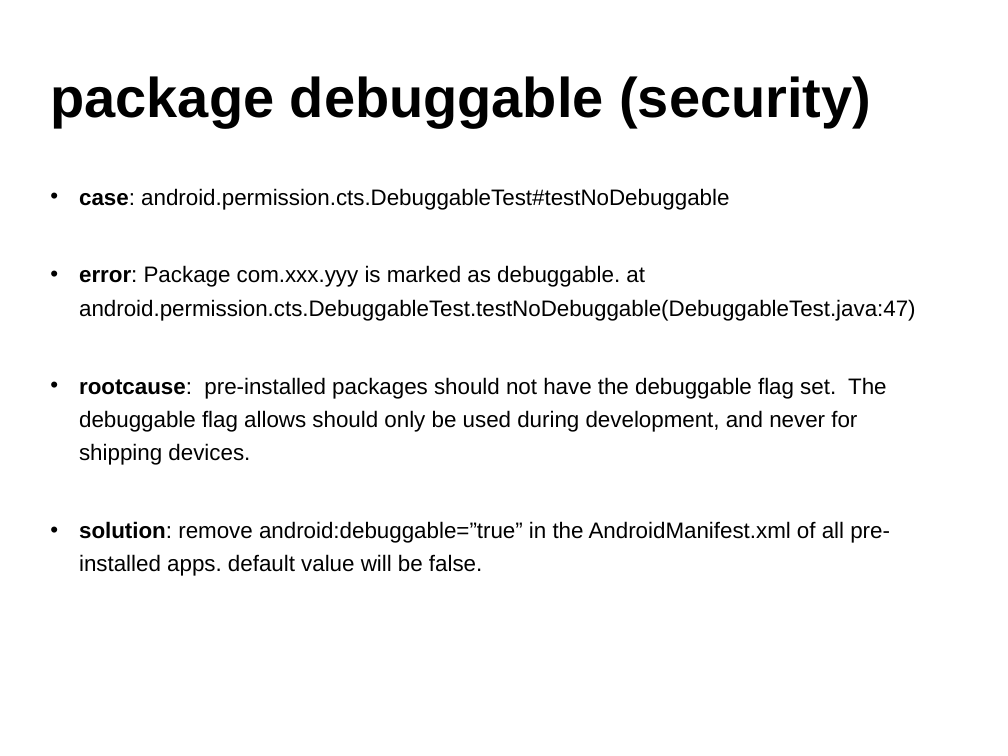
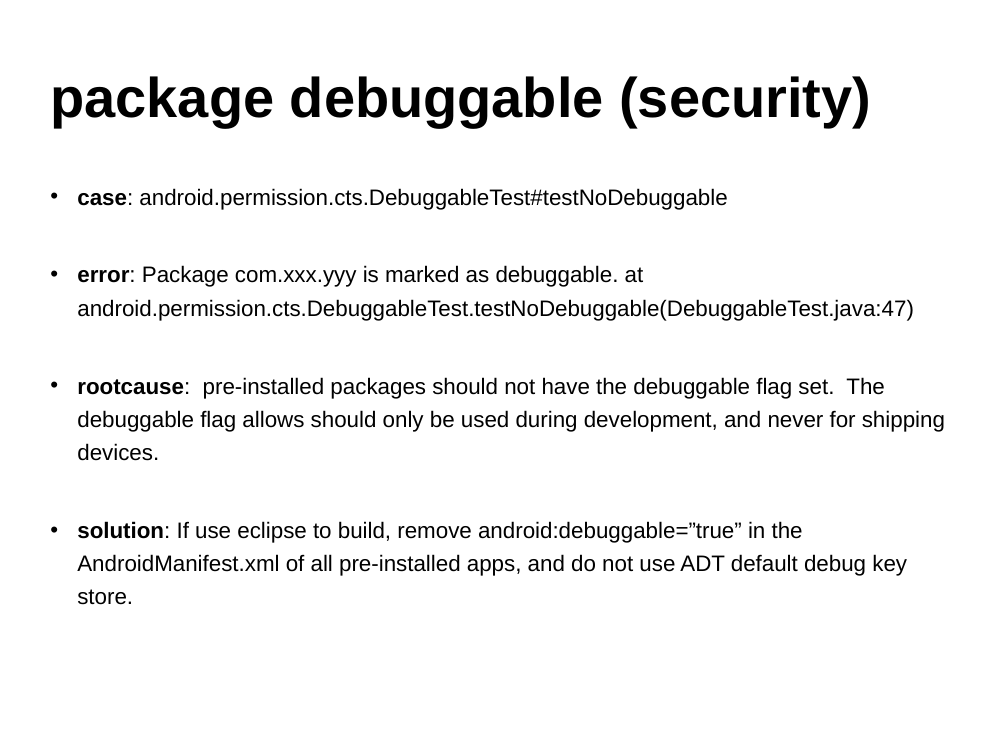
Before and after one commit to widerules/system-information, a slide deck: slide 37 of cts/CTS-training.ppt (slide 36 before the commit). Drawn at 1008x756 pixels with LibreOffice and Linux fonts; fonts in the diff are those of the drawing; background and template pictures are left out. Boxes give left, top, right and bottom in pixels: in the first picture for what was removed or moved away, otherwise in the second. Text is boxed around its words. In the diff, an @@ line names an element or a change of style, - is before the commit and + after.

```diff
--- a/cts/CTS-training.ppt
+++ b/cts/CTS-training.ppt
@@ text at box(77, 188, 945, 461): indent changed @@
@@ text at box(77, 521, 907, 605): text changed @@
-• solution: remove android:debuggable=”true” in the AndroidManifest.xml of all pre-installed apps. default value will be false.
+• solution: If use eclipse to build, remove android:debuggable=”true” in the AndroidManifest.xml of all pre-installed apps, and do not use ADT default debug key store.
```
Also in this commit, not shown: 41 other slides changed, 2 slides added, 1 other file.
